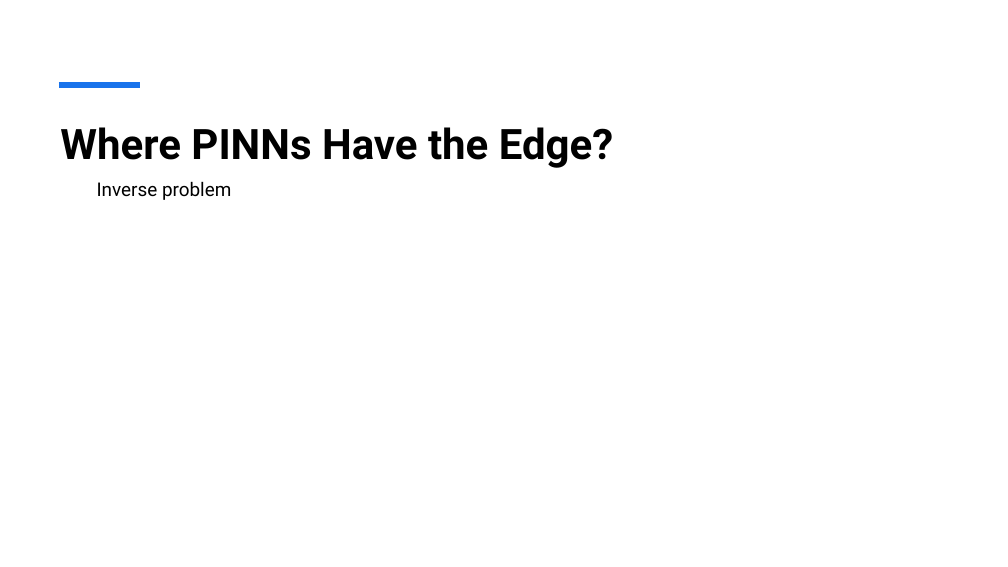
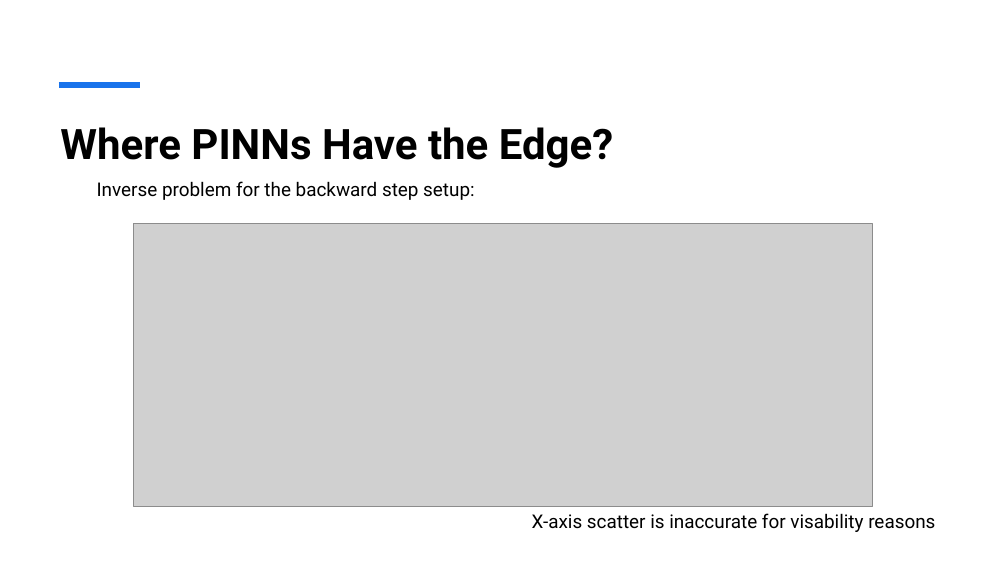
Before and after one commit to henrikhaug1/MEK4470, a slide deck: slide 12 of Presentation1.pptx (slide 14 before the commit). Drawn at 1008x567 pixels with LibreOffice and Linux fonts; fonts in the diff are those of the drawing; grey boxes stand for pictures. Boxes give left, top, right and bottom in pixels: in the first picture for what was removed or moved away, otherwise in the second. Text is boxed around its words. In the diff, an @@ line names an element or a change of style, - is before the commit and + after.

```diff
--- a/Presentation1.pptx
+++ b/Presentation1.pptx
@@ text at (x1=97, y1=181, x2=475, y2=200): text changed @@
-Inverse problem
+Inverse problem for the backward step setup:
@@ picture added at (x1=134, y1=224, x2=873, y2=507) @@
@@ text added at (x1=532, y1=513, x2=935, y2=532), 18 pt, text #000000 @@
+X-axis scatter is inaccurate for visability reasons
```
Also in this commit, not shown: 4 other slides changed, 4 slides added, 6 slides removed, 26 other files.
